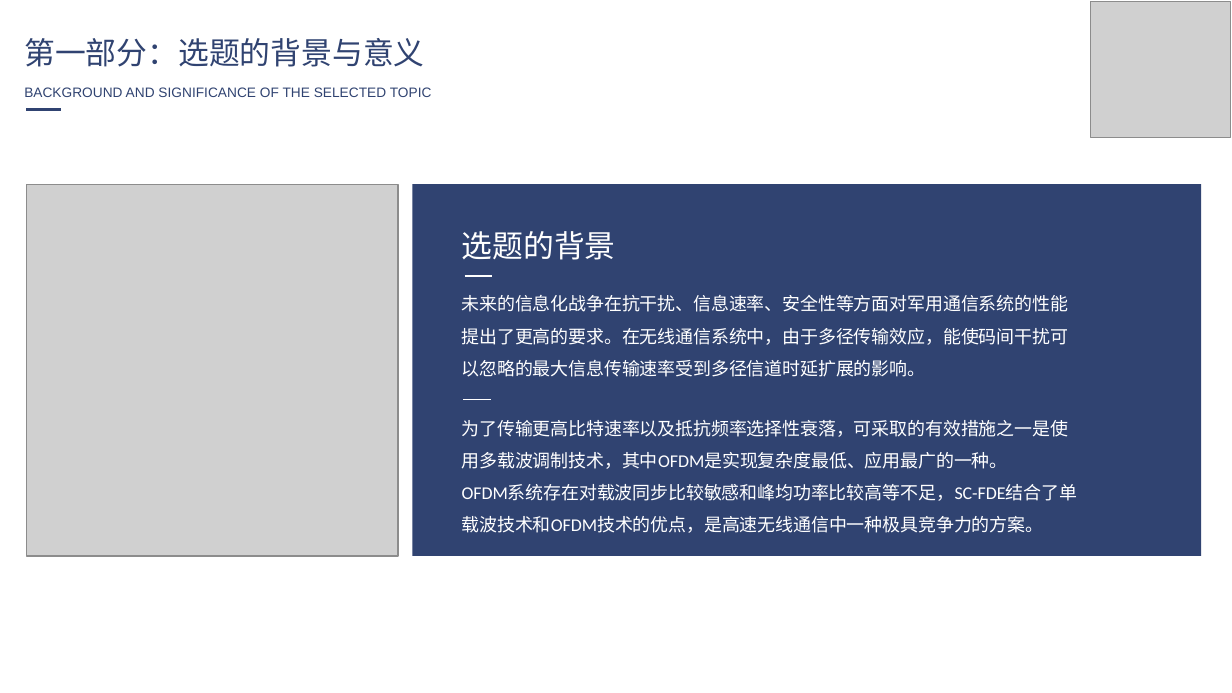
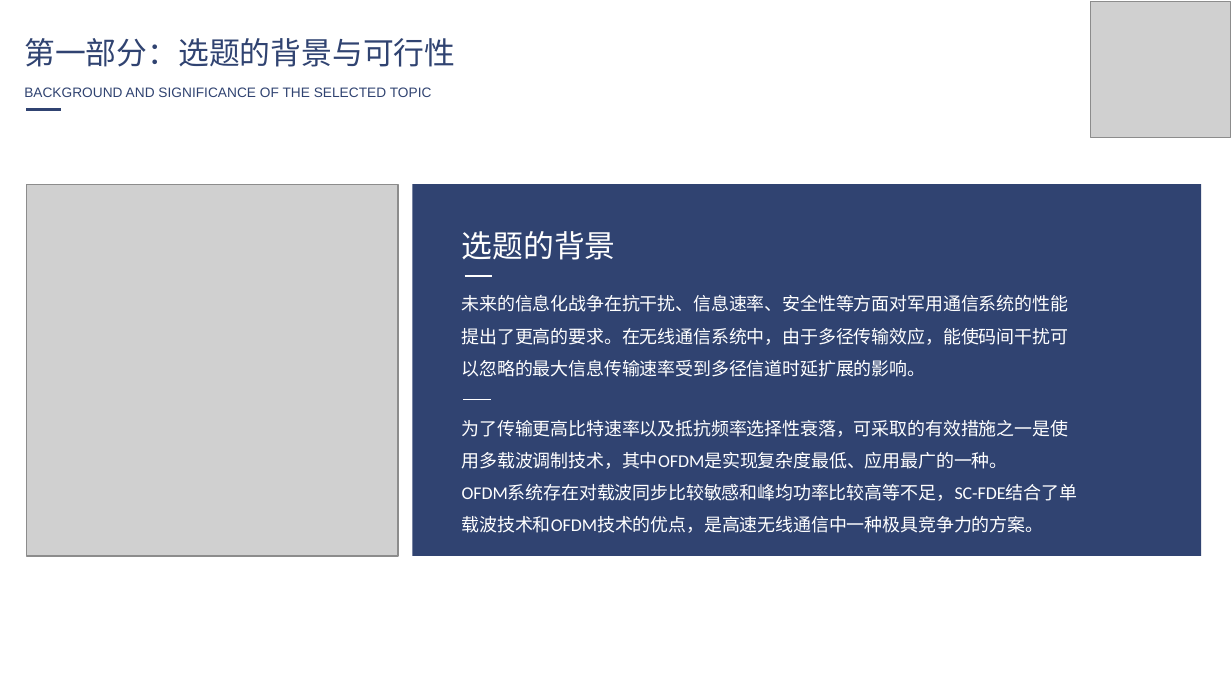
Before and after one commit to yxm785872911/paper, a slide deck: slide 4 of 答辩ppt初稿.pptx. Drawn at 1232x693 pixels with LibreOffice and Linux fonts; fonts in the diff are those of the drawing; grey boxes stand for pictures. Boxes give left, top, right and bottom in pixels: in the first picture for what was removed or moved away, otherwise in the second. Text is boxed around its words. In the diff, an @@ line names an element or a change of style, - is before the commit and + after.

```diff
--- a/答辩ppt初稿.pptx
+++ b/答辩ppt初稿.pptx
@@ text at (24, 38, 455, 67): text changed @@
-第一部分：选题的背景与意义
+第一部分：选题的背景与可行性
```
Also in this commit, not shown: 6 other slides changed, 4 slides added, 3 other files.
